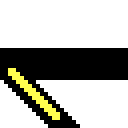
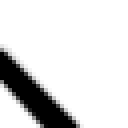
Comparing the layer stacks of the two 128x128 images. Changes:
hid group "Turnout Right" (9 layers) over <box>0,48,128,128</box>
showed group "Curve" (7 layers) over <box>0,44,84,128</box>
showed group "Normal" (25th of 26, in "Curve") (2 layers) over <box>0,44,84,128</box>
added layer "Layer ShadowBorder" in group "Normal" over <box>0,44,84,128</box>
